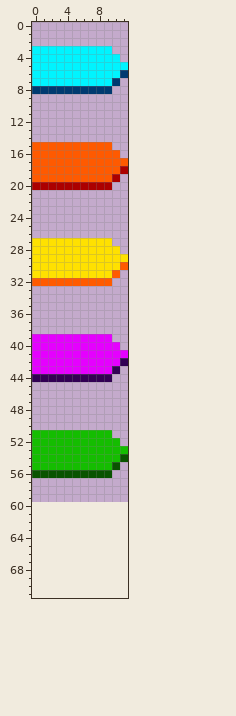
Sprite sheet, stored at games/salvage/res/projectiles.png. The first picture shows the starting point.
The file is 12x60 pixels. The old version is drawn lined up with the new one, on the new canvas.
The same view after the edit:
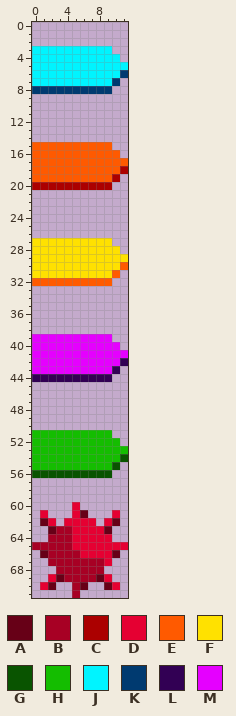
Palette (. is transparent): A #670017  B #a70024  C #ab0000  D #e50032  E #ff5a00  F #ffe100  G #095400  H #14bd00  J #00f4ff  K #003a70  L #320054  M #e500ff
Changes in this commit:
canvas 12x60 -> 12x72
Changed rows in their new state; - is an unchanged pixel.
first column x 0:
60 -----D------
61 -D---DA---D-
62 -AD-DDDD-DA-
63 --ABBDDDDA--
64 --BBBDDDDD--
65 BBBBBDDDDDDD
66 -ABBBBDDDDA-
67 --BBBBBBBD--
68 ---BBBBBB---
69 --DABBBBAD--
70 -DA--BA--AD-
71 -----B------
Changed places in both pictures, as pixel boxes (x1, y1, x2, y2):
added: (32, 502, 128, 598)
